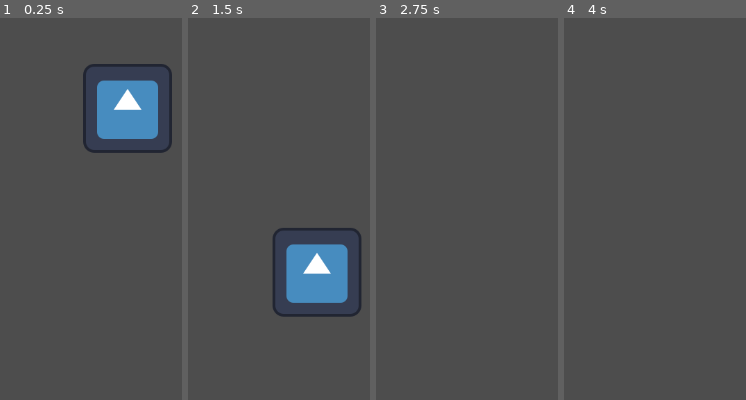
Above: before the commit, frames 1-4 (left to right).
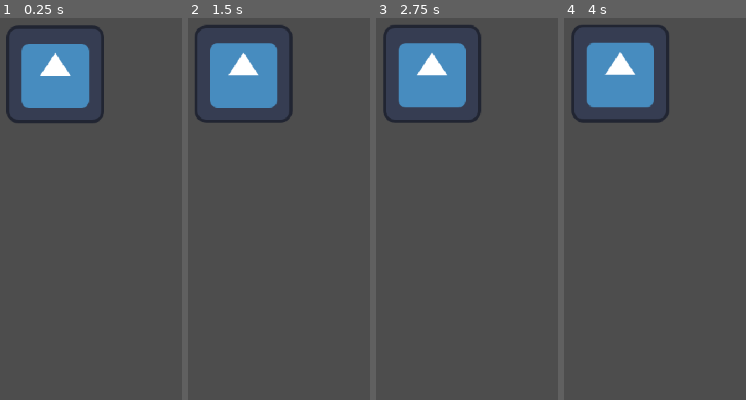
Above: after the commit, the same moments.

Repository: brualdasil2/game-jam-plus-2023
Game: Godot game, scene res://Scope.tscn
Two runs of this game, one before a commit and one after it. Both use one fixed random seed, a clock stepped at 60 frames per second and the inputs below. The engine's default icon, where the game draws it, is replaced by a stand-in: a white triangle on a blue panel in a dark square.
Inputs (mouse positions are in pixels of both pictures, inside the frame that each line leads up to):
- Up to frame 1 (0.25 s): no input
- Up to frame 2 (1.5 s): tap Enter at 0.5 s; move the mouse to (outside the picture) at 0.52 s; move the mouse to (282, 197) at 1.27 s
- Up to frame 3 (2.75 s): move the mouse to (outside the picture) at 2.02 s
- Up to frame 4 (4 s): tap Space at 2.75 s; move the mouse to (outside the picture) at 2.77 s; move the mouse to (outside the picture) at 3.52 s

The runs differ from the first frame. In frame 1, 14% of the frame differs, in the area x 3-95%, y 1-36%; in frame 2, 15%, in the area x 3-96%, y 1-79%; in frame 3, 7.9%; in frame 4, 8.1%.

Commit message:
ainda com too fast mouse

Diff:
--- a/Marker2D.gd
+++ b/Marker2D.gd
@@ -1,11 +1,62 @@
 extends Marker2D
 
+@export var MOUSE_SPEED = 150
+@export var MOUSE_ACCEL = 200
+@export var MOUSE_FRICTION = 100
+
+const MOVING_TRESHOLD = 0.1
+
+var prev_mouse_pos : Vector2 = Vector2.ZERO
+var tpd : bool = false
+var velocity : Vector2 = Vector2.ZERO
 
 # Called when the node enters the scene tree for the first time.
 func _ready():
-	pass # Replace with function body.
+	Input.mouse_mode = Input.MOUSE_MODE_CONFINED
+	center_mouse()
+	prev_mouse_pos = get_mouse_pos()
 
 
 # Called every frame. 'delta' is the elapsed time since the previous frame.
-func _process(delta):
-	pass
+func _physics_process(delta):
+	if tpd:
+		prev_mouse_pos = get_mouse_pos()
+		tpd = false
+		return
+	var mouse_pos : Vector2 = get_mouse_pos()
+	var mouse_direction : Vector2 = mouse_pos - prev_mouse_pos
+	if mouse_direction.length() > MOVING_TRESHOLD:
+		print_debug("MOVING" + str(mouse_direction))
+		print_debug("MPOS" + str(mouse_pos))
+		print_debug("MPREV" + str(prev_mouse_pos))
+		mouse_direction = mouse_direction.normalized()
+		velocity += MOUSE_ACCEL * delta * mouse_direction
+		if velocity.length() > MOUSE_SPEED:
+			velocity = velocity.normalized() * MOUSE_SPEED
+	else:
+		var op_dir : Vector2 = velocity.normalized() * -1
+		velocity += MOUSE_FRICTION * delta * op_dir
+	global_position += velocity * delta
+	prev_mouse_pos = mouse_pos
+
+func center_mouse():
+	Input.warp_mouse(get_viewport_rect().size / 2)
+
+func get_mouse_pos() -> Vector2:
+	return get_local_mouse_position()
+
+
+func _on_mouse_cage_mouse_shape_exited(shape_idx):
+	return
+	prev_mouse_pos = get_viewport_rect().size/2
+	center_mouse()
+	tpd = true
+	print_debug("TPCENTER")
+
+
+func _on_area_2d_mouse_shape_entered(shape_idx):
+	return
+	prev_mouse_pos = get_viewport_rect().size/2
+	center_mouse()
+	tpd = true
+	print_debug("TPCENTER")
--- a/Scope.gd
+++ b/Scope.gd
@@ -1,53 +1 @@
 extends Node2D
-
-@export var MOUSE_SPEED = 500
-@export var MOUSE_ACCEL = 500
-@export var MOUSE_FRICTION = 300
-
-const MOVING_TRESHOLD = 0.1
-@onready var marker = $Marker2D
-@onready var shape = $Marker2D/MouseCage/CollisionShape2D
-var prev_mouse_pos : Vector2 = Vector2.ZERO
-var tpd : bool = false
-var velocity : Vector2 = Vector2.ZERO
-
-# Called when the node enters the scene tree for the first time.
-func _ready():
-	Input.mouse_mode = Input.MOUSE_MODE_CONFINED
-	center_mouse()
-	prev_mouse_pos = get_mouse_pos()
-
-
-# Called every frame. 'delta' is the elapsed time since the previous frame.
-func _physics_process(delta):
-	if tpd:
-		prev_mouse_pos = get_mouse_pos()
-		tpd = false
-		return
-	var mouse_pos : Vector2 = get_mouse_pos()
-	var mouse_direction : Vector2 = mouse_pos - prev_mouse_pos
-	if mouse_direction.length() > MOVING_TRESHOLD:
-		print_debug("MOVING" + str(mouse_direction))
-		print_debug("MPOS" + str(mouse_pos))
-		print_debug("MPREV" + str(prev_mouse_pos))
-		mouse_direction = mouse_direction.normalized()
-		velocity += MOUSE_ACCEL * delta * mouse_direction
-		if velocity.length() > MOUSE_SPEED:
-			velocity = velocity.normalized() * MOUSE_SPEED
-	else:
-		var op_dir : Vector2 = velocity.normalized() * -1
-		velocity += MOUSE_FRICTION * delta * op_dir
-	marker.global_position += velocity * delta
-	prev_mouse_pos = mouse_pos
-
-func center_mouse():
-	Input.warp_mouse(get_viewport_rect().size / 2)
-
-func get_mouse_pos() -> Vector2:
-	return get_local_mouse_position()
-
-func _on_mouse_cage_mouse_shape_exited(shape_idx):
-	prev_mouse_pos = get_viewport_rect().size/2
-	center_mouse()
-	tpd = true
-	print_debug("TPCENTER")
--- a/Scope.tscn
+++ b/Scope.tscn
@@ -5,25 +5,29 @@
 [ext_resource type="Texture2D" uid="uid://cgk4wyod8i0bw" path="res://icon.svg" id="2_pupr4"]
 
 [sub_resource type="RectangleShape2D" id="RectangleShape2D_cnwax"]
-size = Vector2(1125, 628)
+size = Vector2(1172, 651)
 
 [node name="Scope" type="Node2D"]
 script = ExtResource("1_7e5f4")
 
 [node name="Marker2D" type="Marker2D" parent="."]
+position = Vector2(597, 338)
 script = ExtResource("2_a512n")
 
 [node name="Camera2D" type="Camera2D" parent="Marker2D"]
-position = Vector2(570, 323)
+position = Vector2(1, 1)
 
 [node name="MouseCage" type="Area2D" parent="Marker2D"]
+position = Vector2(0, 1)
+metadata/_edit_group_ = true
 
 [node name="CollisionShape2D" type="CollisionShape2D" parent="Marker2D/MouseCage"]
-position = Vector2(569.5, 322)
+position = Vector2(3, 1.5)
 shape = SubResource("RectangleShape2D_cnwax")
 
 [node name="Icon" type="Sprite2D" parent="."]
-position = Vector2(388, 227)
+position = Vector2(300, 188)
+scale = Vector2(1.14844, 1.14844)
 texture = ExtResource("2_pupr4")
 
-[connection signal="mouse_shape_exited" from="Marker2D/MouseCage" to="." method="_on_mouse_cage_mouse_shape_exited"]
+[connection signal="mouse_shape_exited" from="Marker2D/MouseCage" to="Marker2D" method="_on_mouse_cage_mouse_shape_exited"]
--- a/project.godot
+++ b/project.godot
@@ -17,6 +17,9 @@
 
 [display]
 
+window/size/viewport_width=1200
+window/size/viewport_height=675
+window/size/mode=3
 window/stretch/mode="viewport"
 
 [rendering]
